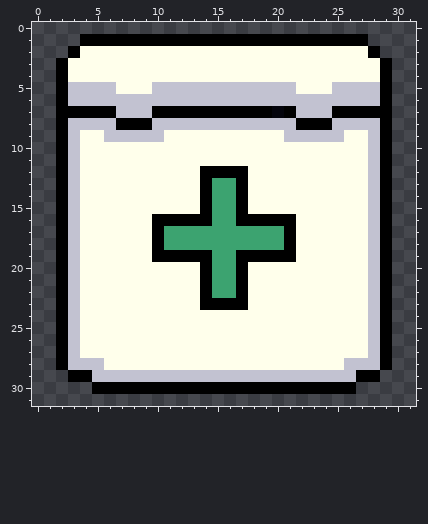
Two versions of one pixel-art file, Assets/Sprites/Crates/_HealthCrate.aseprite. The picture above was drawn from the file before the commit.
32x32 pixels, 1 frame. Colours within 5 levels of each other are drawn and written as one.
After:
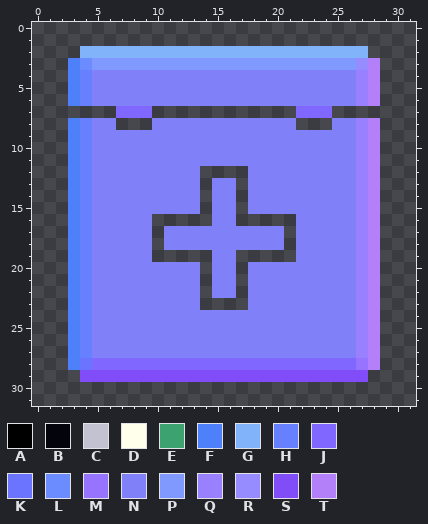
Palette (. is transparent): A #000000  B #04040c  C #c2c2d1  D #ffffeb  E #3ca370  F #4d80f9  G #80b3f9  H #6780ff  J #8067ff  K #6a74ff  L #6a8cff  M #9674ff  N #8080f9  P #8099ff  Q #9980ff  R #968cff  S #804df9  T #b380f9
The edit:
layer "Layer" now hidden
layer "Normal" added
@@ x 0..31 @@
  0 ................................
- 1 ....AAAAAAAAAAAAAAAAAAAAAAAA....
- 2 ...ADDDDDDDDDDDDDDDDDDDDDDDDA...
- 3 ..ADDDDDDDDDDDDDDDDDDDDDDDDDDA..
- 4 ..ADDDDDDDDDDDDDDDDDDDDDDDDDDA..
- 5 ..ACCCCDDDCCCCCCCCCCCCDDDCCCCA..
- 6 ..ACCCCCCCCCCCCCCCCCCCCCCCCCCA..
- 7 ..AAAAACCCAAAAAAAAAABACCCAAAAA..
- 8 ..ACCCCAAACCCCCCCCCCCCAAACCCCA..
- 9 ..ACDDCCCCCDDDDDDDDDDCCCCCDDCA..
-10 ..ACDDDDDDDDDDDDDDDDDDDDDDDDCA..
-11 ..ACDDDDDDDDDDDDDDDDDDDDDDDDCA..
-12 ..ACDDDDDDDDDDAAAADDDDDDDDDDCA..
-13 ..ACDDDDDDDDDDAEEADDDDDDDDDDCA..
-14 ..ACDDDDDDDDDDAEEADDDDDDDDDDCA..
-15 ..ACDDDDDDDDDDAEEADDDDDDDDDDCA..
-16 ..ACDDDDDDAAAAAEEAAAAADDDDDDCA..
-17 ..ACDDDDDDAEEEEEEEEEEADDDDDDCA..
-18 ..ACDDDDDDAEEEEEEEEEEADDDDDDCA..
-19 ..ACDDDDDDAAAAAEEAAAAADDDDDDCA..
-20 ..ACDDDDDDDDDDAEEADDDDDDDDDDCA..
-21 ..ACDDDDDDDDDDAEEADDDDDDDDDDCA..
-22 ..ACDDDDDDDDDDAEEADDDDDDDDDDCA..
-23 ..ACDDDDDDDDDDAAAADDDDDDDDDDCA..
-24 ..ACDDDDDDDDDDDDDDDDDDDDDDDDCA..
-25 ..ACDDDDDDDDDDDDDDDDDDDDDDDDCA..
-26 ..ACDDDDDDDDDDDDDDDDDDDDDDDDCA..
-27 ..ACDDDDDDDDDDDDDDDDDDDDDDDDCA..
-28 ..ACCCDDDDDDDDDDDDDDDDDDDDCCCA..
-29 ...AACCCCCCCCCCCCCCCCCCCCCCAA...
-30 .....AAAAAAAAAAAAAAAAAAAAAA.....
+ 1 ................................
+ 2 ....GGGGGGGGGGGGGGGGGGGGGGGG....
+ 3 ...FLPPPPPPPPPPPPPPPPPPPPPPRT...
+ 4 ...FHNNNNNNNNNNNNNNNNNNNNNNQT...
+ 5 ...FHNNNNNNNNNNNNNNNNNNNNNNQT...
+ 6 ...FHNNNNNNNNNNNNNNNNNNNNNNQT...
+ 7 .......JJJ............JJJ.......
+ 8 ...FHNN...NNNNNNNNNNNN...NNQT...
+ 9 ...FHNNNNNNNNNNNNNNNNNNNNNNQT...
+10 ...FHNNNNNNNNNNNNNNNNNNNNNNQT...
+11 ...FHNNNNNNNNNNNNNNNNNNNNNNQT...
+12 ...FHNNNNNNNNN....NNNNNNNNNQT...
+13 ...FHNNNNNNNNN.NN.NNNNNNNNNQT...
+14 ...FHNNNNNNNNN.NN.NNNNNNNNNQT...
+15 ...FHNNNNNNNNN.NN.NNNNNNNNNQT...
+16 ...FHNNNNN.....NN.....NNNNNQT...
+17 ...FHNNNNN.NNNNNNNNNN.NNNNNQT...
+18 ...FHNNNNN.NNNNNNNNNN.NNNNNQT...
+19 ...FHNNNNN.....NN.....NNNNNQT...
+20 ...FHNNNNNNNNN.NN.NNNNNNNNNQT...
+21 ...FHNNNNNNNNN.NN.NNNNNNNNNQT...
+22 ...FHNNNNNNNNN.NN.NNNNNNNNNQT...
+23 ...FHNNNNNNNNN....NNNNNNNNNQT...
+24 ...FHNNNNNNNNNNNNNNNNNNNNNNQT...
+25 ...FHNNNNNNNNNNNNNNNNNNNNNNQT...
+26 ...FHNNNNNNNNNNNNNNNNNNNNNNQT...
+27 ...FHNNNNNNNNNNNNNNNNNNNNNNQT...
+28 ...FKJJJJJJJJJJJJJJJJJJJJJJMT...
+29 ....SSSSSSSSSSSSSSSSSSSSSSSS....
+30 ................................
 31 ................................
Changed places in both pictures, as pixel boxes (x1, y1, x2, y2):
changed: (56, 34, 392, 394)
